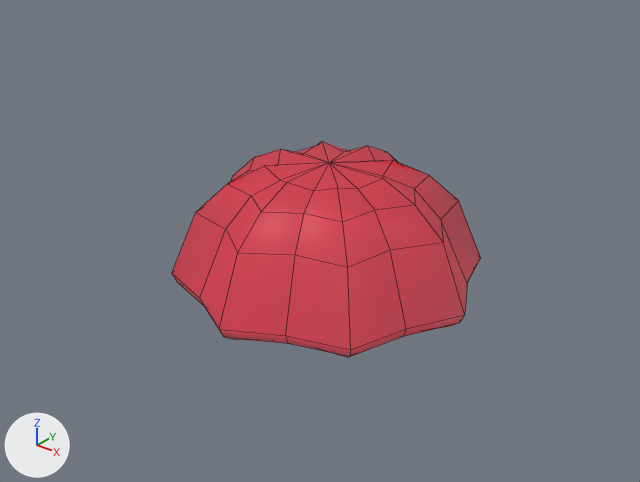
Renders of the FBX model Assets/design stuff/jello/jello.fbx from each side of a commit.
The view is the same before and after, from a camera (50 mm lens) standing at (1.685, -2.155, 1.496) and looking at (0.033, -0.091, 0.215). Every picture has the same lights, and +X, +Y and +Z are marked at lower left. Mesh edges are drawn as thin lines. Where no turn or scale is listed for an object, it has been applied to the vertices.

The older version as bpy lines, for what is in view:
```python
mat_lambert1 = bpy.data.materials.new('lambert1')
mat_lambert1.use_nodes = True; mat_lambert1.node_tree.nodes.clear()
_N = mat_lambert1.node_tree.nodes; _L = mat_lambert1.node_tree.links
n0 = _N.new('ShaderNodeBsdfPrincipled'); n0.name = 'Principled BSDF'
n1 = _N.new('ShaderNodeOutputMaterial'); n1.name = 'Material Output'
n2 = _N.new('ShaderNodeTexImage'); n2.name = 'Image Texture'
n2.image = img_lambert1_base_color_png
n3 = _N.new('ShaderNodeTexImage'); n3.name = 'Image Texture.001'
n3.image = img_lambert1_opacity_png
_L.new(n2.outputs[0], n0.inputs[0])  # 'Color' to 'Base Color'
_L.new(n3.outputs[0], n0.inputs[4])  # 'Color' to 'Alpha'
_L.new(n0.outputs[0], n1.inputs[0])  # 'BSDF' to 'Surface'
me_mesh = bpy.data.meshes.new('Mesh')
me_mesh.from_pydata(...)  # 98 vertices, 112 faces; spans x -0.539..0.539, y -0.539..0.539, z -0.222..0.222
me_mesh.materials.append(mat_lambert1)
ob_jello = bpy.data.objects.new('Jello', me_mesh)
ob_jello.location = (0.0, 0.0, 0.234)
```
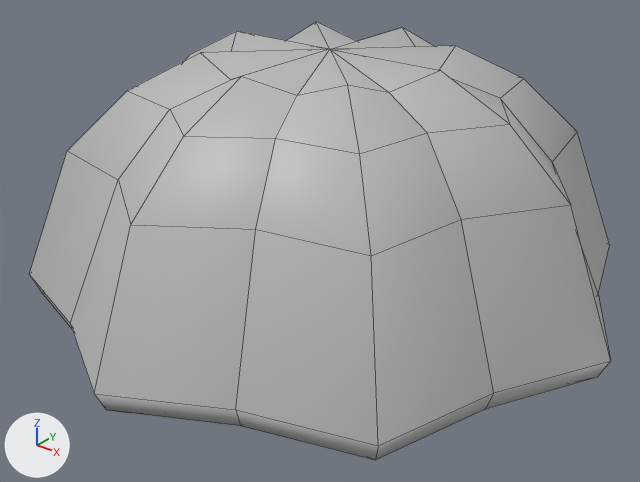
Where the newer file only moved an object's origin or applied its transform, the numbers keep the older frame.

Where the change shows, as pixel boxes (x1, y1, x2, y2) in the pictures (640 x 482 px):
```json
{"object": "Jello", "change": "surface changed, mesh rescaled", "before": [172, 141, 481, 358], "after": [29, 22, 611, 460], "on screen": "88% wider, 101% taller"}
```

Edits to the scene script, one JSON object a line:
```json
{"block": "mat_lambert1", "where": "n0 = _N.new('ShaderNodeBsdfPrincipled'); n0.name = 'Principled BSDF'"}
{"op": "add", "block": "mat_lambert1", "code": "n0.inputs[0].default_value = (0.5, 0.5, 0.5, 1.0)  # 'Base Color', grey #bcbcbc"}
{"op": "remove", "block": "mat_lambert1", "code": "n2 = _N.new('ShaderNodeTexImage'); n2.name = 'Image Texture'"}
{"op": "remove", "block": "mat_lambert1", "code": "n2.image = img_lambert1_base_color_png"}
{"op": "remove", "block": "mat_lambert1", "code": "n3 = _N.new('ShaderNodeTexImage'); n3.name = 'Image Texture.001'"}
{"op": "remove", "block": "mat_lambert1", "code": "n3.image = img_lambert1_opacity_png"}
{"op": "remove", "block": "mat_lambert1", "code": "_L.new(n2.outputs[0], n0.inputs[0])  # 'Color' to 'Base Color'"}
{"op": "remove", "block": "mat_lambert1", "code": "_L.new(n3.outputs[0], n0.inputs[4])  # 'Color' to 'Alpha'"}
{"block": "me_mesh", "where": "me_mesh.from_pydata(...)  # 98 vertices, 112 faces; spans x -0.539..0.539, y -0.539..0.539, z -0.222..0.222"}
{"block": "me_mesh", "where": "# used by ob_jello; location = (0.0, 0.0, 0.234)"}
{"block": "me_mesh", "change": "me_mesh part 1: the whole mesh is scaled about its middle by (1.87, 1.87, 1.93), then moved by (0.0, 0.0, 0.17)"}
```
